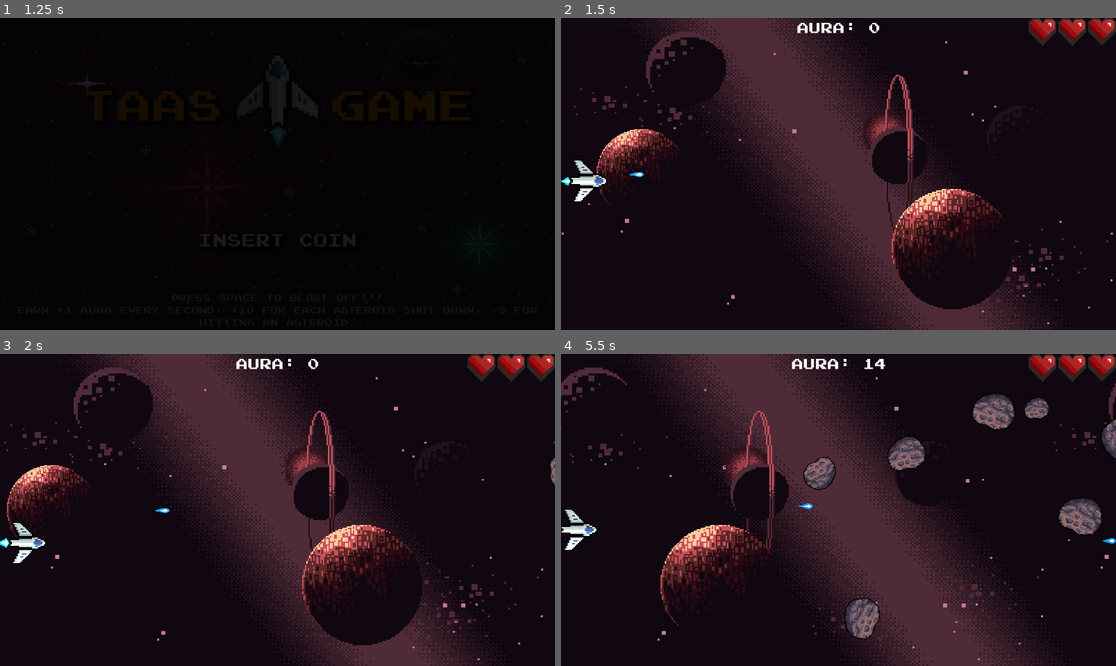
Above: before the commit, frames 1-4 (two rows, left to right).
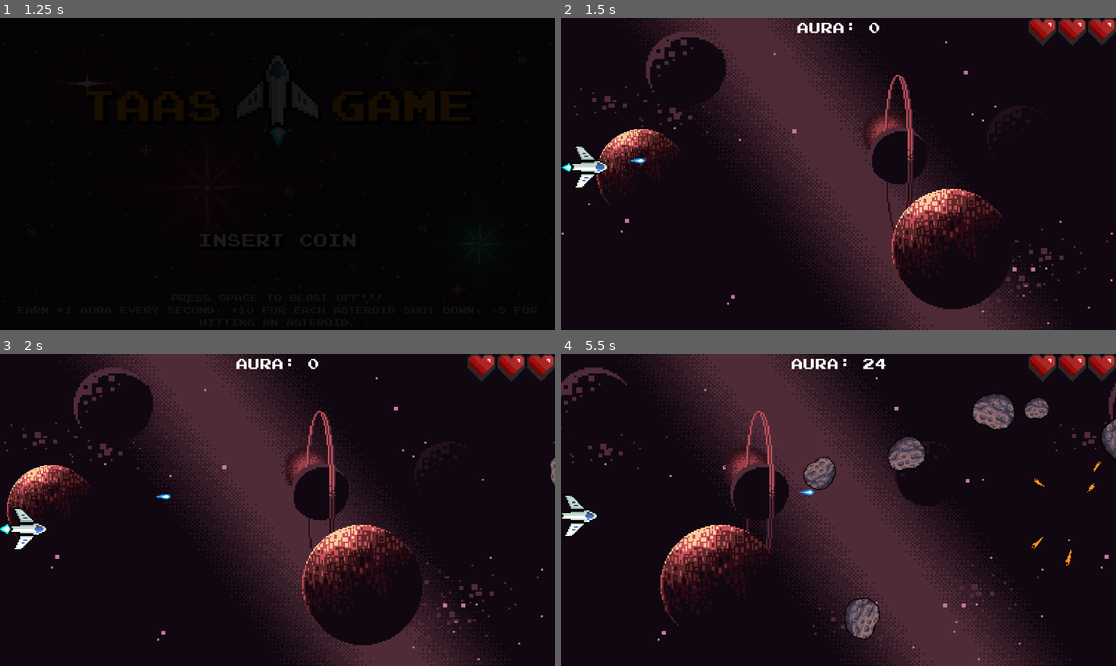
Above: after the commit, the same moments.

Repository: Thapar-Amateur-Astronomers-Society/The-TAAS-Game
Game: Godot game, scene res://scenes/main_menu.tscn
The game is run twice, just before and just after one commit, with the same random seed, the same clock (stepped at 60 frames per second) and the same inputs. Sound files missing from this copy of the repository are replaced by a short silence.
Inputs:
- Up to frame 1 (1.25 s): tap Space (player_shoot) at 0.5 s; hold Right (player_right) from 0.53 s (still down); hold Space (player_shoot) from 0.53 s (still down)
- Up to frame 2 (1.5 s): release Right (player_right) at 1.28 s; release Space (player_shoot) at 1.28 s; hold Down (player_down) from 1.28 s (still down); tap Space (player_shoot) at 1.35 s
- Up to frame 3 (2 s): keep holding Down (player_down)
- Up to frame 4 (5.5 s): release Down (player_down) at 2.03 s; hold Right (player_right) 2.03-2.78 s; hold Space (player_shoot) 2.03-2.78 s; hold Up (player_up) 2.78-3.53 s; tap Space (player_shoot) at 2.85, 4.35 s; hold Space (player_shoot) 3.53-4.28 s; hold Left (player_left) 3.53-5.03 s; hold Down (player_down) from 5.03 s (still down); hold Space (player_shoot) from 5.03 s (still down)

Frame 1 is identical in both runs. In frame 2, 0.6% of the frame differs, in the area x 0-16%, y 41-59%; in frame 3, 0.7%; in frame 4, 1.5%, in the area x 0-100%, y 1-68%.
Error in both runs: Cannot call method 'change_scene_to_packed' on a null value. (res://scripts/main_menu.gd:24)

Commit message:
Added player death animation ☠️

Diff:
--- /dev/null
+++ b/prefabs/ship_explode.gd
@@ -0,0 +1,9 @@
+extends Area2D
+
+@onready var animation = %explode_sprite
+@onready var boom = %"ship-explode_sound"
+
+# Called when the node enters the scene tree for the first time.
+func _ready():
+	await boom.finished
+	queue_free()
--- /dev/null
+++ b/prefabs/ship_explode.tscn
@@ -0,0 +1,71 @@
+[gd_scene load_steps=11 format=3 uid="uid://bw3l31vxk8u22"]
+
+[ext_resource type="Texture2D" uid="uid://c3jxf1px331fk" path="res://assets/player_ship/explosion-bdragon1727.png" id="1_bvywx"]
+[ext_resource type="Script" path="res://prefabs/ship_explode.gd" id="1_flfdv"]
+[ext_resource type="AudioStream" uid="uid://5qbmklrui7ep" path="res://audio/ship_explode.wav" id="3_kgisf"]
+
+[sub_resource type="CircleShape2D" id="CircleShape2D_2scg1"]
+radius = 16.0
+
+[sub_resource type="AtlasTexture" id="AtlasTexture_s6j3v"]
+atlas = ExtResource("1_bvywx")
+region = Rect2(0, 0, 32, 32)
+
+[sub_resource type="AtlasTexture" id="AtlasTexture_47d7i"]
+atlas = ExtResource("1_bvywx")
+region = Rect2(32, 0, 32, 32)
+
+[sub_resource type="AtlasTexture" id="AtlasTexture_afajk"]
+atlas = ExtResource("1_bvywx")
+region = Rect2(64, 0, 32, 32)
+
+[sub_resource type="AtlasTexture" id="AtlasTexture_2d24l"]
+atlas = ExtResource("1_bvywx")
+region = Rect2(96, 0, 32, 32)
+
+[sub_resource type="AtlasTexture" id="AtlasTexture_ucg2i"]
+atlas = ExtResource("1_bvywx")
+region = Rect2(128, 0, 32, 32)
+
+[sub_resource type="SpriteFrames" id="SpriteFrames_6kpef"]
+animations = [{
+"frames": [{
+"duration": 1.0,
+"texture": SubResource("AtlasTexture_s6j3v")
+}, {
+"duration": 1.0,
+"texture": SubResource("AtlasTexture_47d7i")
+}, {
+"duration": 1.0,
+"texture": SubResource("AtlasTexture_afajk")
+}, {
+"duration": 1.0,
+"texture": SubResource("AtlasTexture_2d24l")
+}, {
+"duration": 1.0,
+"texture": SubResource("AtlasTexture_ucg2i")
+}],
+"loop": false,
+"name": &"default",
+"speed": 15.0
+}]
+
+[node name="ship-explode" type="Area2D"]
+scale = Vector2(5, 5)
+script = ExtResource("1_flfdv")
+
+[node name="ship-explode_sound" type="AudioStreamPlayer2D" parent="."]
+unique_name_in_owner = true
+stream = ExtResource("3_kgisf")
+pitch_scale = 0.7
+autoplay = true
+
+[node name="CollisionShape2D" type="CollisionShape2D" parent="."]
+shape = SubResource("CircleShape2D_2scg1")
+disabled = true
+
+[node name="explode_sprite" type="AnimatedSprite2D" parent="."]
+unique_name_in_owner = true
+texture_filter = 1
+sprite_frames = SubResource("SpriteFrames_6kpef")
+autoplay = "default"
--- a/scenes/main.tscn
+++ b/scenes/main.tscn
@@ -15,7 +15,7 @@
 script = ExtResource("1_38rcc")
 
 [node name="player" parent="." instance=ExtResource("1_pej3r")]
-position = Vector2(96, 528)
+position = Vector2(100, 480)
 
 [node name="ParallaxBackground" parent="." instance=ExtResource("2_6ni8v")]
 
--- a/scripts/game.gd
+++ b/scripts/game.gd
@@ -14,10 +14,6 @@
 	heartsContainer.updateHearts($player.CURR_HEALTH)
 	$player.healthChanged.connect(heartsContainer.updateHearts)
 	$player.enemyHit.connect(_on_enemy_hit)
-
-# Called every frame. 'delta' is the elapsed time since the previous frame.
-func _process(delta):
-	pass
 
 
 func _on_asteroid_timer_timeout():
--- a/scripts/player.gd
+++ b/scripts/player.gd
@@ -3,16 +3,21 @@
 
 signal healthChanged
 signal enemyHit
+signal playerDeathStart
+signal playerDeathEnd
 
 @export var speed = 3.0
 @export var cooldown = 1.0
 @export var MAX_HEALTH = 3
 
 @onready var laser_prefab = preload("res://prefabs/laser.tscn")
+@onready var explode_prefab = preload("res://prefabs/ship_explode.tscn")
 @onready var laser_timer = $LaserInterval
 @onready var laser_sound = $laser_sound
 @onready var damaged_sprites = $player_sprites/ship_Sprite2D
 @onready var CURR_HEALTH = MAX_HEALTH
+
+
 
 # Called when the node enters the scene tree for the first time.
 func _ready():
@@ -50,3 +55,16 @@
 		damaged_sprites.frame += 1
 		healthChanged.emit(CURR_HEALTH)
 		enemyHit.emit()
+		if CURR_HEALTH == 0:
+			playerDeathStart.emit()
+			$CollisionShape2D.set_deferred("disabled", true)
+			await get_tree().create_timer(0.5).timeout
+			spawn_explosion()
+			playerDeathEnd.emit()
+
+
+func spawn_explosion():
+	var explosion = explode_prefab.instantiate()
+	explosion.position = position
+	$player_sprites.visible = false
+	get_parent().add_child(explosion)
Binary file added: assets/player_ship/explosion-bdragon1727.png
Not shown, added: assets/player_ship/explosion-bdragon1727.png.import
Not shown, added: audio/ship_explode.wav.import
Not shown, added: audio/ship_explode.wav
